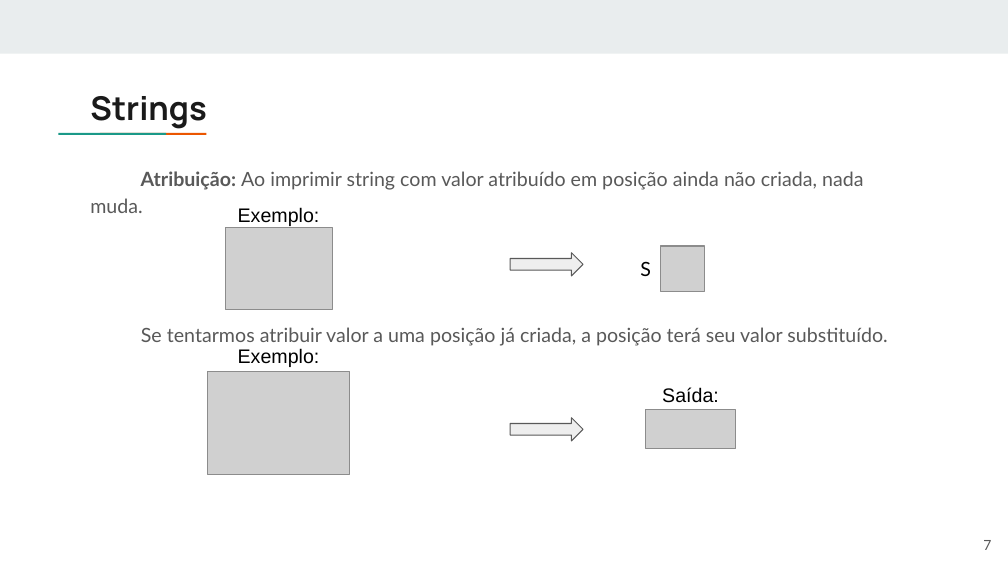
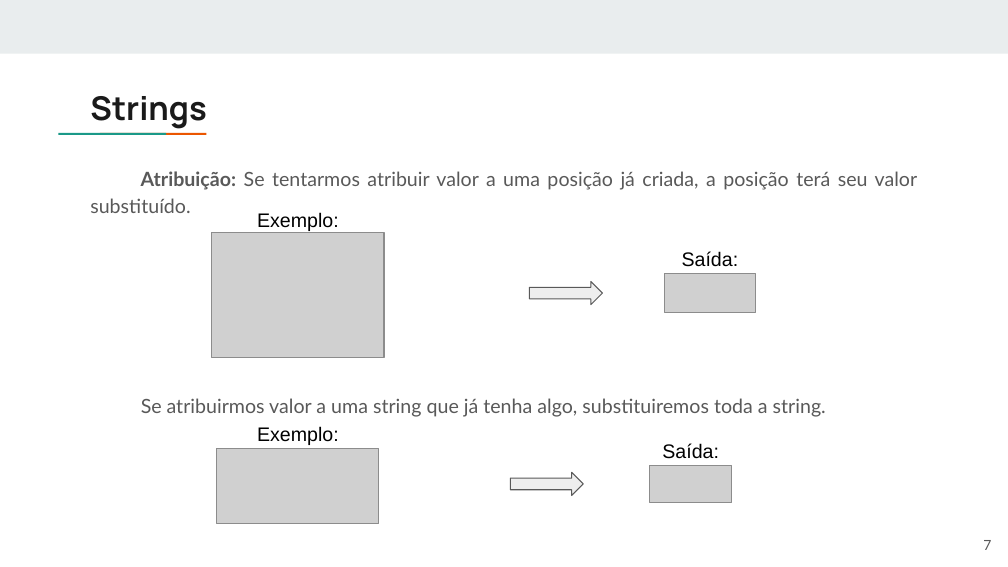
Before and after one commit to fpgues/treinamento-OBI-2023, a slide deck: slide 7 of programacao-basica/strings.pptx. Drawn at 1008x567 pixels with LibreOffice and Linux fonts; fonts in the diff are those of the drawing; grey boxes stand for pictures. Boxes give left, top, right and bottom in pixels: in the first picture for what was removed or moved away, otherwise in the second. Text is boxed around its words. In the diff, an @@ line names an element or a change of style, - is before the commit and + after.

Commit message:
Ajuste nos slides de strings

```diff
--- a/programacao-basica/strings.pptx
+++ b/programacao-basica/strings.pptx
@@ text at bbox=[90, 171, 918, 213]: text changed @@
-Se tentarmos atribuir valor a uma posição já criada, a posição terá seu valor substituído.
+Atribuição: Se tentarmos atribuir valor a uma posição já criada, a posição terá seu valor substituído.
@@ text removed at bbox=[90, 171, 863, 213] @@
-Atribuição: Ao imprimir string com valor atribuído em posição ainda não criada, nada muda.
@@ text "Exemplo:": place and size @@
-text "Exemplo:" at bbox=[238, 207, 320, 226]
+text "Exemplo:" at bbox=[257, 212, 339, 231]
@@ picture: place and size @@
-picture at bbox=[208, 371, 350, 474]
+picture at bbox=[212, 233, 384, 358]
@@ picture removed at bbox=[225, 228, 332, 309] @@
@@ text removed at bbox=[640, 261, 651, 276] @@
-S
@@ picture removed at bbox=[660, 246, 705, 291] @@
@@ text added at bbox=[682, 251, 739, 267], 14 pt, text #000000 @@
+Saída:
@@ right arrow: place and size @@
-right arrow at bbox=[510, 253, 583, 276]
+right arrow at bbox=[529, 281, 602, 304]
@@ picture: place and size @@
-picture at bbox=[645, 410, 735, 449]
+picture at bbox=[665, 274, 755, 312]
@@ text added at bbox=[141, 398, 826, 417], 14 pt, text #595959 @@
+Se atribuirmos valor a uma string que já tenha algo, substituiremos toda a string.
@@ text "Exemplo:": place and size @@
-text "Exemplo:" at bbox=[238, 348, 320, 367]
+text "Exemplo:" at bbox=[257, 426, 339, 445]
@@ picture added at bbox=[217, 449, 379, 523] @@
@@ text "Saída:": place and size @@
-text "Saída:" at bbox=[662, 387, 719, 403]
+text "Saída:" at bbox=[662, 443, 719, 459]
@@ right arrow: place and size @@
-right arrow at bbox=[510, 417, 583, 440]
+right arrow at bbox=[510, 473, 583, 496]
@@ picture added at bbox=[650, 466, 732, 503] @@
```
Also in this commit, not shown: 5 other slides changed.
